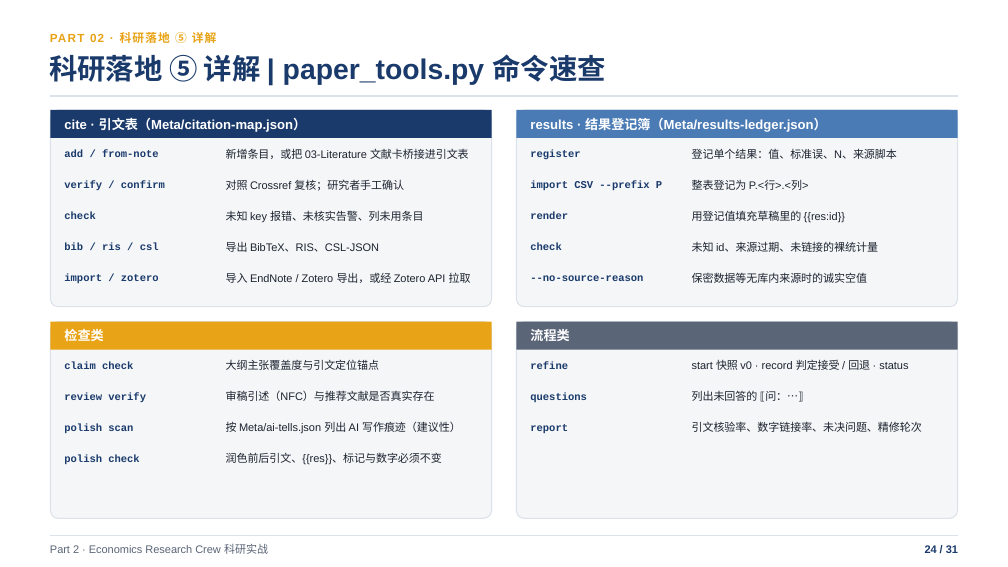
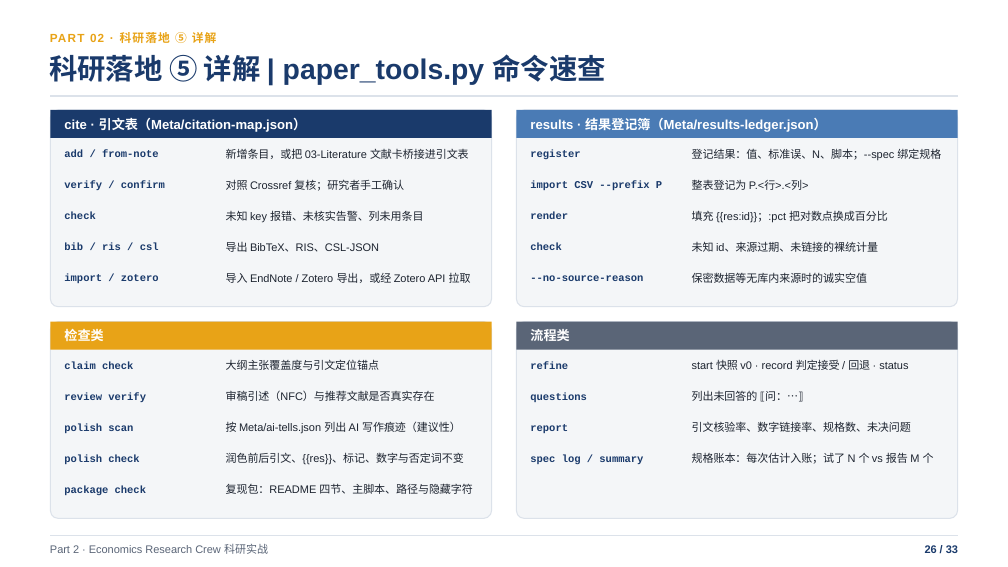
Before and after one commit to shjzzzz/Economics-Research-Crew, a slide deck: slide 26 of Claude_Code_基础与_Economics_Research_Crew_实战.pptx (slide 24 before the commit). Drawn at 1008x567 pixels with LibreOffice and Linux fonts; fonts in the diff are those of the drawing. Boxes give left, top, right and bottom in pixels: in the first picture for what was removed or moved away, otherwise in the second. Text is boxed around its words. In the diff, an @@ line names an element or a change of style, - is before the commit and + after.

```diff
--- a/Claude_Code_基础与_Economics_Research_Crew_实战.pptx
+++ b/Claude_Code_基础与_Economics_Research_Crew_实战.pptx
@@ text at box(692, 148, 941, 161): text changed @@
-登记单个结果：值、标准误、N、来源脚本
+登记结果：值、标准误、N、脚本；--spec 绑定规格
@@ text at box(692, 211, 888, 222): text changed @@
-用登记值填充草稿里的 {{res:id}}
+填充 {{res:id}}；:pct 把对数点换成百分比
@@ text at box(692, 421, 911, 432): text changed @@
-引文核验率、数字链接率、未决问题、精修轮次
+引文核验率、数字链接率、规格数、未决问题
@@ text at box(226, 452, 464, 465): text changed @@
-润色前后引文、{{res}}、标记与数字必须不变
+润色前后引文、{{res}}、标记、数字与否定词不变
@@ text added at box(530, 455, 643, 465), 10 pt, text #1A3A6B, bold @@
+spec log / summary
@@ text added at box(692, 452, 934, 464), 10.5 pt, text #1D2430 @@
+规格账本：每次估计入账；试了 N 个 vs 报告 M 个
@@ text added at box(64, 486, 146, 495), 10 pt, text #1A3A6B, bold @@
+package check
@@ text added at box(226, 483, 472, 494), 10.5 pt, text #1D2430 @@
+复现包：README 四节、主脚本、路径与隐藏字符
@@ text at box(925, 544, 958, 555): text changed @@
-24 / 31
+26 / 33
```
Also in this commit, not shown: 30 other slides changed, 2 slides added, 4 other files.
